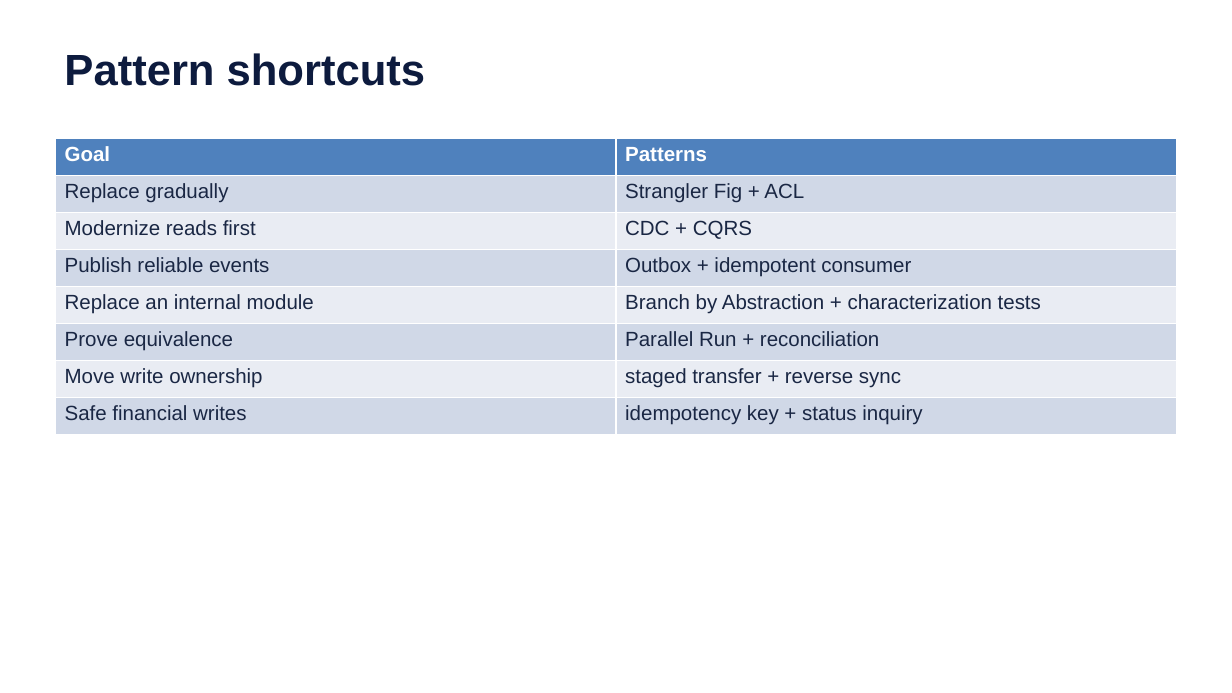
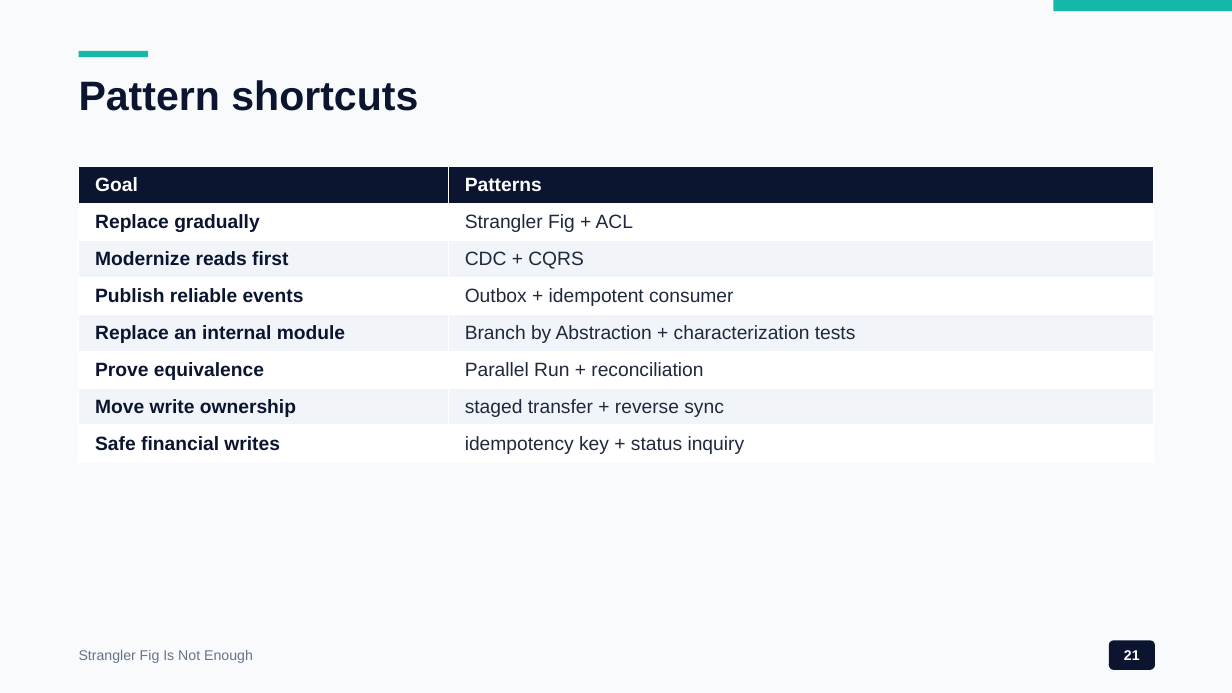
Before and after one commit to wallaceespindola/legacy-modernization-patterns, a slide deck: slide 21 of docs/presentations/legacy-modernization-patterns.pptx. Drawn at 1232x693 pixels with LibreOffice and Linux fonts; fonts in the diff are those of the drawing. Boxes give left, top, right and bottom in pixels: in the first picture for what was removed or moved away, otherwise in the second. Text is boxed around its words. In the diff, an @@ line names an element or a change of style, - is before the commit and + after.

```diff
--- a/docs/presentations/legacy-modernization-patterns.pptx
+++ b/docs/presentations/legacy-modernization-patterns.pptx
@@ background #FFFFFF to #F8FAFC @@
@@ rectangle added at (1054, 0, 1232, 11), fill #14B8A6 @@
@@ rectangle added at (79, 51, 148, 57), fill #14B8A6 @@
@@ text "Pattern shortcuts": place and size @@
-text "Pattern shortcuts" at (64, 53, 426, 86)
+text "Pattern shortcuts" at (79, 80, 418, 111)
@@ text "Pattern shortcuts" at (79, 80, 418, 111): size 34 to 32 pt, text colour #0D1B3E to #0B1530 @@
@@ table at (79, 166, 1153, 462) @@
@@ fill #4F81BD to #0B1530 in row 1 @@
@@ fill #D0D8E8 to #FFFFFF in 8 cells @@
@@ fill #E9EDF4 to #F1F5F9 in 6 cells @@
@@ size 16 to 15 pt @@
@@ text colour #1A2744 to #0B1530, bold on in "Replace gradually", "Modernize reads first", "Publish reliable events", "Replace an internal module" and 3 more places @@
@@ text colour #1A2744 to #1E293B in "Strangler Fig + ACL", "CDC + CQRS", "Outbox + idempotent consumer", "Branch by Abstraction + characterization tests" and 3 more places @@
@@ table: place and size @@
-table at (55, 139, 1177, 434)
+table at (79, 166, 1153, 462)
@@ text added at (79, 650, 253, 663), 11 pt, text #64748B @@
+Strangler Fig Is Not Enough
@@ rounded rectangle added at (1109, 640, 1155, 670), fill #0B1530, 11 pt, text #FFFFFF, bold @@
+21
```
Also in this commit, not shown: 22 other slides changed, 19 other files.
